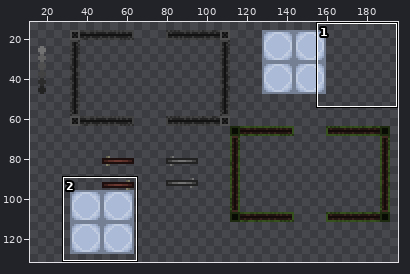
Sprite sheet -- production/Plan/Assets/TILEMAPS/TILEMAPS_INTERIOR-FLOORS.png. The first picture is a wide view before the edit; the outline marks the close-up.
Close-up. Before:
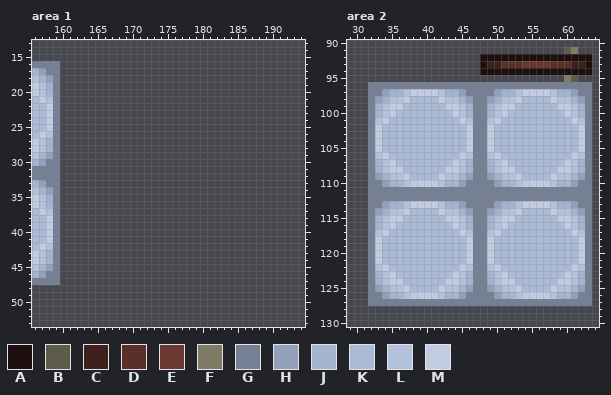
The file is 208x144 pixels. Colours within 5 levels of each other are drawn and written as one. Shown: area 1: x 156..194, y 13..53; area 2: x 29..64, y 90..130. The wide view leaves out empty margins.
Palette (. is transparent): A #1d0f0d  B #5d5c4a  C #3e211c  D #5b3029  E #6a3830  F #7e7c65  G #758094  H #93a0b9  J #a4b3cf  K #aabad7  L #b3c1db  M #c2cce1
Pixels before, area 1, first column x 156:
16 GGGG
17 JHGG
18 LJHG
19 MLJG
20 MLJG
21 KMLG
22 KKMG
23 KKMG
24 KKMG
25 KKMG
26 KMLG
27 MLJG
28 MLJG
29 LJHG
30 JHGG
31 GGGG
32 GGGG
33 JHGG
34 LJHG
35 MLJG
36 MLJG
37 KMLG
38 KKMG
39 KKMG
40 KKMG
41 KKMG
42 KMLG
43 MLJG
44 MLJG
45 LJHG
46 JHGG
47 GGGG
Pixels before, area 2, first column x 32:
 91 ............................BF..
 92 ................AAAAAAAAAAAAAAAA
 93 ................ACCDDDEEEEDDDCCA
 94 ................AAAAAAAAAAAAAAAA
 95 ............................FB..
 96 GGGGGGGGGGGGGGGGGGGGGGGGGGGGGGGG
 97 GGHJJLMMMMLJJHGGGGHJJLMMMMLJJHGG
 98 GHJLLMKKKKMLLJHGGHJLLMKKKKMLLJHG
 99 GJLMMKKKKKKMMLJGGJLMMKKKKKKMMLJG
100 GJLMKKKKKKKKMLJGGJLMKKKKKKKKMLJG
101 GLMKKKKKKKKKKMLGGLMKKKKKKKKKKMLG
102 GMKKKKKKKKKKKKMGGMKKKKKKKKKKKKMG
103 GMKKKKKKKKKKKKMGGMKKKKKKKKKKKKMG
104 GMKKKKKKKKKKKKMGGMKKKKKKKKKKKKMG
105 GMKKKKKKKKKKKKMGGMKKKKKKKKKKKKMG
106 GLMKKKKKKKKKKMLGGLMKKKKKKKKKKMLG
107 GJLMKKKKKKKKMLJGGJLMKKKKKKKKMLJG
108 GJLMMKKKKKKMMLJGGJLMMKKKKKKMMLJG
109 GHJLLMKKKKMLLJHGGHJLLMKKKKMLLJHG
110 GGHJJLMMMMLJJHGGGGHJJLMMMMLJJHGG
111 GGGGGGGGGGGGGGGGGGGGGGGGGGGGGGGG
112 GGGGGGGGGGGGGGGGGGGGGGGGGGGGGGGG
113 GGHJJLMMMMLJJHGGGGHJJLMMMMLJJHGG
114 GHJLLMKKKKMLLJHGGHJLLMKKKKMLLJHG
115 GJLMMKKKKKKMMLJGGJLMMKKKKKKMMLJG
116 GJLMKKKKKKKKMLJGGJLMKKKKKKKKMLJG
117 GLMKKKKKKKKKKMLGGLMKKKKKKKKKKMLG
118 GMKKKKKKKKKKKKMGGMKKKKKKKKKKKKMG
119 GMKKKKKKKKKKKKMGGMKKKKKKKKKKKKMG
120 GMKKKKKKKKKKKKMGGMKKKKKKKKKKKKMG
121 GMKKKKKKKKKKKKMGGMKKKKKKKKKKKKMG
122 GLMKKKKKKKKKKMLGGLMKKKKKKKKKKMLG
123 GJLMKKKKKKKKMLJGGJLMKKKKKKKKMLJG
124 GJLMMKKKKKKMMLJGGJLMMKKKKKKMMLJG
125 GHJLLMKKKKMLLJHGGHJLLMKKKKMLLJHG
126 GGHJJLMMMMLJJHGGGGHJJLMMMMLJJHGG
127 GGGGGGGGGGGGGGGGGGGGGGGGGGGGGGGG
After the commit:
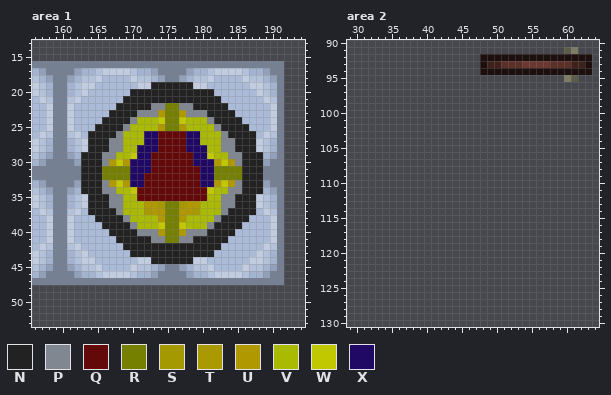
Colours new in this view: N #222222  P #818791  Q #64090a  R #758000  S #a49900  T #aa9900  U #b09900  V #aaba00  W #c2c800  X #200965
Diff:
Area 1:
y 16: x 160..191 ................................ -> GGGGGGGGGGGGGGGGGGGGGGGGGGGGGGGG
y 17: x 160..191 ................................ -> GGHJJLMMMMLJJHGGGGHJJLMMMMLJJHGG
y 18: x 160..191 ................................ -> GHJLLMKKKKMLLJHGGHJLLMKKKKMLLJHG
y 19: x 160..191 ................................ -> GJLMMKKKKKKMMNNNNNNMMKKKKKKMMLJG
y 20: x 160..191 ................................ -> GJLMKKKKKKNNNNNNNNNNNNKKKKKKMLJG
y 21: x 160..191 ................................ -> GLMKKKKKKNNNNNNNNNNNNNNKKKKKKMLG
y 22: x 160..191 ................................ -> GMKKKKKKNNNNNPPRRPPNNNNNKKKKKKMG
y 23: x 160..191 ................................ -> GMKKKKKNNNNPPPURRUPPPNNNNKKKKKMG
y 24: x 160..191 ................................ -> GMKKKKNNNNPVVVWRRWVVVPNNNNKKKKMG
y 25: x 160..191 ................................ -> GMKKKNNNNPVVVVURRUVVVVPNNNNKKKMG
y 26: x 160..191 ................................ -> GLMKNNNNPVVVXXQQQQXXVVVPNNNNKMLG
y 27: x 160..191 ................................ -> GJLMNNNPPVVVXXQQQQXXVVVPPNNNMLJG
y 28: x 160..191 ................................ -> GJLMNNNPPVVXXXQQQQXXXVVPPNNNMLJG
y 29: x 160..191 ................................ -> GHJNNNPPVVWXXQQQQQQXXWVVPPNNNJHG
y 30: x 160..191 ................................ -> GGHNNNPUWUXXXQQQQQQXXXUWUPNNNHGG
y 31: x 160..191 ................................ -> GGGNNNRRRRXXXQQQQQQQXXRRRRNNNGGG
y 32: x 160..191 ................................ -> GGGNNNRRRRXXQQQQQQQQXXRRRRNNNGGG
y 33: x 160..191 ................................ -> GGHNNNPUWUXXQQQQQQQQXXUWUPNNNHGG
y 34: x 160..191 ................................ -> GHJNNNPPVVWQQQQQQQQQQWVVPPNNNJHG
y 35: x 160..191 ................................ -> GJLMNNNPPVVQQQQQQQQQQVVPPNNNMLJG
y 36: x 160..191 ................................ -> GJLMNNNPPVVVUUSRRSUUVVVPPNNNMLJG
y 37: x 160..191 ................................ -> GLMKNNNNPVVVTUURRUUTVVVPNNNNKMLG
y 38: x 160..191 ................................ -> GMKKKNNNNPVVVVURRUVVVVPNNNNKKKMG
y 39: x 160..191 ................................ -> GMKKKKNNNNPVVVWRRWVVVPNNNNKKKKMG
y 40: x 160..191 ................................ -> GMKKKKKNNNNPPPURRUPPPNNNNKKKKKMG
y 41: x 160..191 ................................ -> GMKKKKKKNNNNNPPRRPPNNNNNKKKKKKMG
y 42: x 160..191 ................................ -> GLMKKKKKKNNNNNNNNNNNNNNKKKKKKMLG
y 43: x 160..191 ................................ -> GJLMKKKKKKNNNNNNNNNNNNKKKKKKMLJG
y 44: x 160..191 ................................ -> GJLMMKKKKKKMMNNNNNNMMKKKKKKMMLJG
y 45: x 160..191 ................................ -> GHJLLMKKKKMLLJHGGHJLLMKKKKMLLJHG
y 46: x 160..191 ................................ -> GGHJJLMMMMLJJHGGGGHJJLMMMMLJJHGG
y 47: x 160..191 ................................ -> GGGGGGGGGGGGGGGGGGGGGGGGGGGGGGGG
Area 2:
y 96: x 32..63 GGGGGGGGGGGGGGGGGGGGGGGGGGGGGGGG -> ................................
y 97: x 32..63 GGHJJLMMMMLJJHGGGGHJJLMMMMLJJHGG -> ................................
y 98: x 32..63 GHJLLMKKKKMLLJHGGHJLLMKKKKMLLJHG -> ................................
y 99: x 32..63 GJLMMKKKKKKMMLJGGJLMMKKKKKKMMLJG -> ................................
y 100: x 32..63 GJLMKKKKKKKKMLJGGJLMKKKKKKKKMLJG -> ................................
y 101: x 32..63 GLMKKKKKKKKKKMLGGLMKKKKKKKKKKMLG -> ................................
y 102..105: x 32..63 GMKKKKKKKKKKKKMGGMKKKKKKKKKKKKMG -> ................................
y 106: x 32..63 GLMKKKKKKKKKKMLGGLMKKKKKKKKKKMLG -> ................................
y 107: x 32..63 GJLMKKKKKKKKMLJGGJLMKKKKKKKKMLJG -> ................................
y 108: x 32..63 GJLMMKKKKKKMMLJGGJLMMKKKKKKMMLJG -> ................................
y 109: x 32..63 GHJLLMKKKKMLLJHGGHJLLMKKKKMLLJHG -> ................................
y 110: x 32..63 GGHJJLMMMMLJJHGGGGHJJLMMMMLJJHGG -> ................................
y 111..112: x 32..63 GGGGGGGGGGGGGGGGGGGGGGGGGGGGGGGG -> ................................
y 113: x 32..63 GGHJJLMMMMLJJHGGGGHJJLMMMMLJJHGG -> ................................
y 114: x 32..63 GHJLLMKKKKMLLJHGGHJLLMKKKKMLLJHG -> ................................
y 115: x 32..63 GJLMMKKKKKKMMLJGGJLMMKKKKKKMMLJG -> ................................
y 116: x 32..63 GJLMKKKKKKKKMLJGGJLMKKKKKKKKMLJG -> ................................
y 117: x 32..63 GLMKKKKKKKKKKMLGGLMKKKKKKKKKKMLG -> ................................
y 118..121: x 32..63 GMKKKKKKKKKKKKMGGMKKKKKKKKKKKKMG -> ................................
y 122: x 32..63 GLMKKKKKKKKKKMLGGLMKKKKKKKKKKMLG -> ................................
y 123: x 32..63 GJLMKKKKKKKKMLJGGJLMKKKKKKKKMLJG -> ................................
y 124: x 32..63 GJLMMKKKKKKMMLJGGJLMMKKKKKKMMLJG -> ................................
y 125: x 32..63 GHJLLMKKKKMLLJHGGHJLLMKKKKMLLJHG -> ................................
y 126: x 32..63 GGHJJLMMMMLJJHGGGGHJJLMMMMLJJHGG -> ................................
y 127: x 32..63 GGGGGGGGGGGGGGGGGGGGGGGGGGGGGGGG -> ................................
Where, in picture pixels (left, top, right, bottom), the same in both close-ups:
added: (60, 61, 284, 285)
erased: (368, 82, 592, 306)
